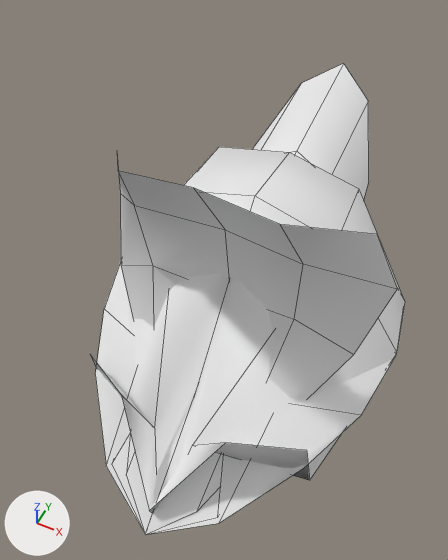
The FBX model Assets/Models/Petalos.fbx: old version first, new version second.
Camera for both pictures: a camera (50 mm lens) standing at (0.95, -0.93, 3.53) and looking at (-0.08, 1.13, 0.96). Every picture has the same lights, and +X, +Y and +Z are marked at lower left. Mesh edges are drawn as thin lines. Where no turn or scale is listed for an object, it has been applied to the vertices.

In view in the first picture: 'Petalo2', 'Petalo3', 'petalo1', 'petalo4', 'petalo5'.
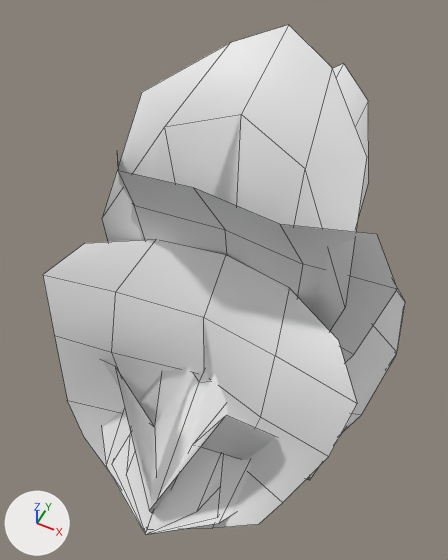
Location of each change, [x1, y1, x2, y2] in pixels of the pictures (448 x 560 px):
'petalo7', added
    after: [43, 240, 357, 529]
'petalo5', reshaped
    before: [90, 147, 405, 514]
    after: [102, 289, 405, 514]
'Petalo6', added
    after: [102, 25, 367, 330]
'petalo1', unchanged, covered by the edit
    before: [95, 261, 397, 535]
    after: [102, 354, 397, 535]

The change, as a list of edits to the scene's bpy script:
```text
Change me_plane_004:
    where me_plane_004.from_pydata(...)  # 25 vertices, 16 faces; spans x -0.92..0.92, y 0.06..2.25, z -0.06..1.45
    used by ob_petalo5; location = (0.0, 0.0, 0.0)
    me_plane_004 part 1
    me_plane_004.vertices[2].co: (-0.67, 2.01, 0.56) -> (-0.67, 2.01, 0.55)
    me_plane_004.vertices[3].co: (0.67, 2.01, 0.56) -> (0.67, 2.01, 0.55)
    me_plane_004.vertices[7].co: (-0.31, 0.38, 0.69) -> (-0.31, 0.38, 0.96)  # pixel (121, 394) -> pixel (114, 365)
    me_plane_004.vertices[9].co: (0.31, 0.38, 0.69) -> (0.31, 0.38, 0.96)  # pixel (225, 442) -> pixel (226, 415)
    me_plane_004.vertices[13].co: (0.36, 2.19, 0.54) -> (0.36, 2.19, 0.46)
    me_plane_004.vertices[14].co: (0.0, 2.25, 0.41) -> (0.0, 2.25, 0.16)
    me_plane_004.vertices[15].co: (-0.36, 2.19, 0.54) -> (-0.36, 2.19, 0.46)
    me_plane_004.vertices[16].co: (-0.12, 0.37, 0.51) -> (-0.12, 0.37, 0.51)  # pixel (154, 428) -> pixel (154, 427)
    me_plane_004.vertices[19].co: (-0.46, 1.33, 1.31) -> (-0.46, 1.33, 1.04)
    me_plane_004.vertices[20].co: (0.0, 1.33, 1.45) -> (0.0, 1.33, 1.04)  # pixel (255, 195) -> not seen
    me_plane_004.vertices[21].co: (0.46, 1.33, 1.31) -> (0.46, 1.33, 1.04)
    me_plane_004.vertices[22].co: (-0.43, 1.76, 1.33) -> (-0.43, 1.76, 1.04)  # pixel (219, 146) -> not seen
    me_plane_004.vertices[23].co: (0.0, 1.79, 1.41) -> (0.0, 1.79, 1.0)  # pixel (289, 152) -> not seen
    me_plane_004.vertices[24].co: (0.43, 1.76, 1.33) -> (0.43, 1.76, 1.04)  # pixel (359, 188) -> not seen
Add me_plane_006:
    me_plane_006.from_pydata(...)  # 25 vertices, 16 faces; spans x -0.84..0.84, y 0.02..0.99, z 0.03..1.32
Add me_plane_005:
    me_plane_005.from_pydata(...)  # 25 vertices, 16 faces; spans x -0.65..0.65, y -0.01..1.62, z 0.01..2.22
Add ob_petalo7:
    ob_petalo7 = bpy.data.objects.new('petalo7', me_plane_006)
    ob_petalo7.location = (0.0, 0.0, 0.0)
Add ob_petalo6:
    ob_petalo6 = bpy.data.objects.new('Petalo6', me_plane_005)
    ob_petalo6.location = (0.0, 0.0, 0.0)
```
